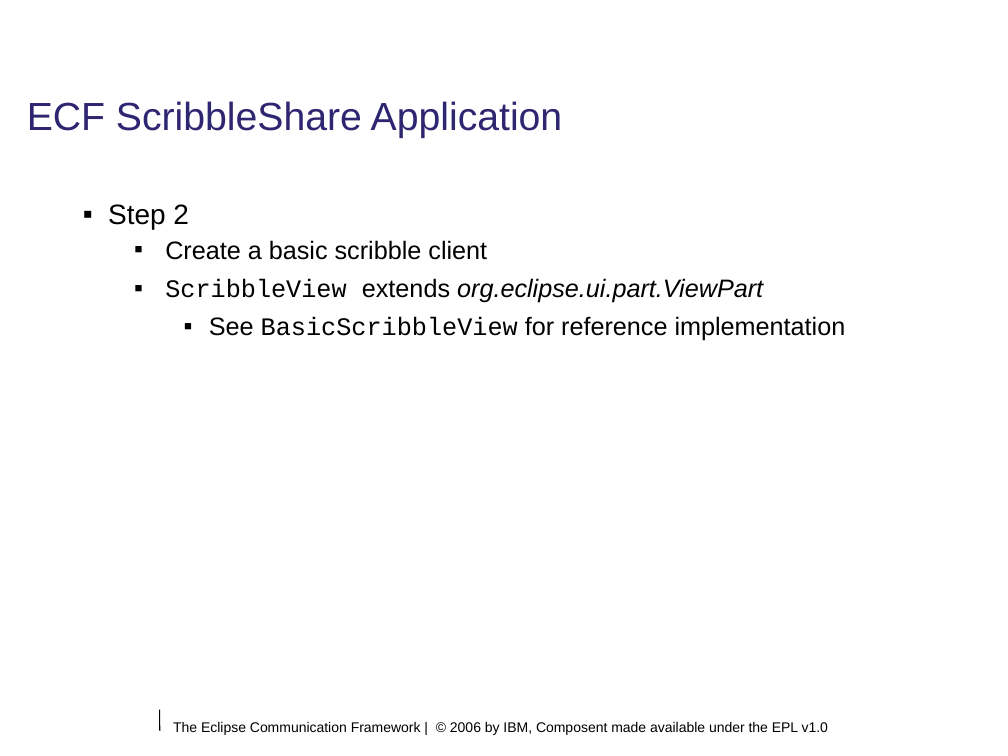
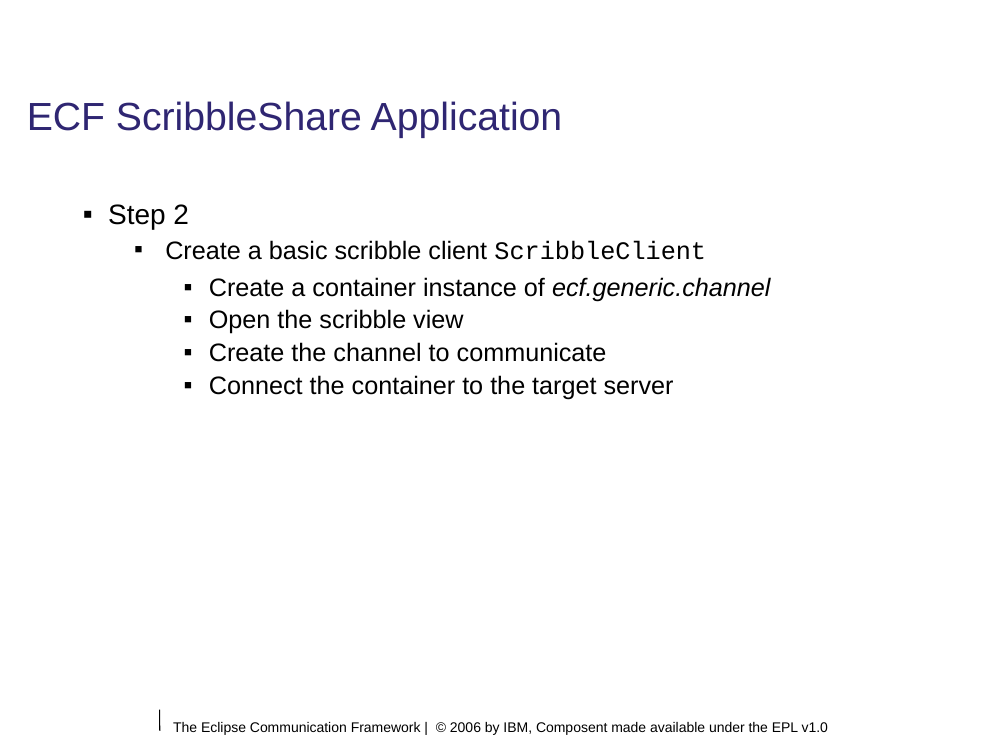
Before and after one commit to eclipse/ecf, a slide deck: slide 16 of doc/tutorials/EclipseCON 2006/module2.odp. Drawn at 1008x756 pixels with LibreOffice and Linux fonts; fonts in the diff are those of the drawing; background and template pictures are left out. Boxes give left, top, right and bottom in pixels: in the first picture for what was removed or moved away, otherwise in the second. Text is boxed around its words. In the diff, an @@ line names an element or a change of style, - is before the commit and + after.

Commit message:
added some more scribble stuff, started third module

```diff
--- a/doc/tutorials/EclipseCON 2006/module2.odp
+++ b/doc/tutorials/EclipseCON 2006/module2.odp
@@ text at <box>165,240,770,399</box>: text changed @@
-  ▪ Create a basic scribble client
-  ▪ ScribbleView extends org.eclipse.ui.part.ViewPart
-    ▪ See BasicScribbleView for reference implementation
+  ▪ Create a basic scribble client ScribbleClient
+    ▪ Create a container instance of ecf.generic.channel
+    ▪ Open the scribble view
+    ▪ Create the channel to communicate
+    ▪ Connect the container to the target server
```
Also in this commit, not shown: 3 slides added, 1 other file.
